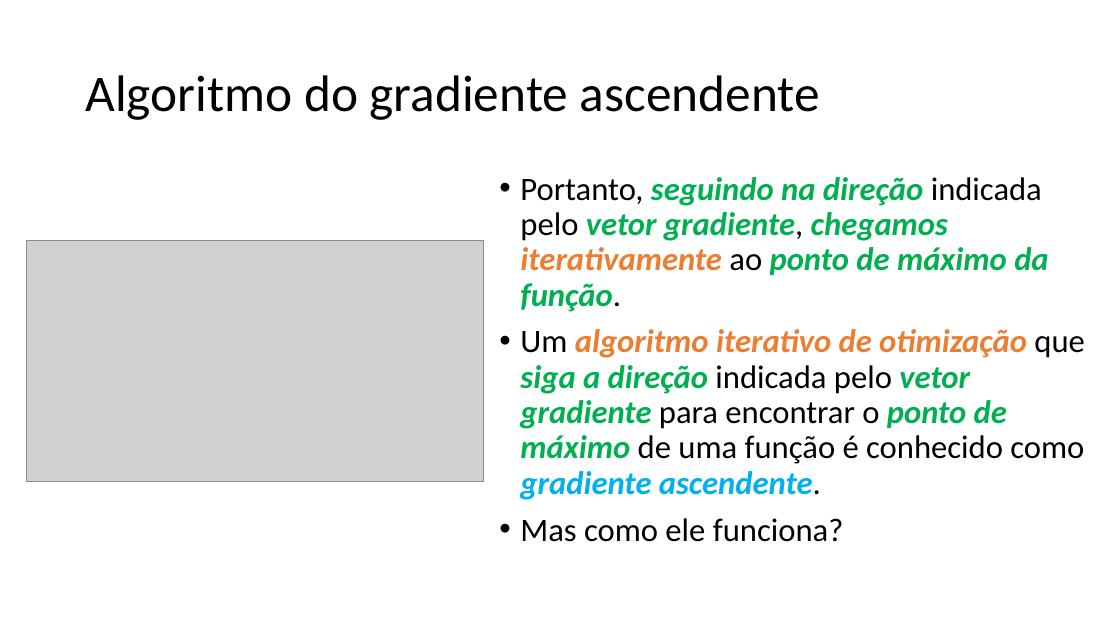
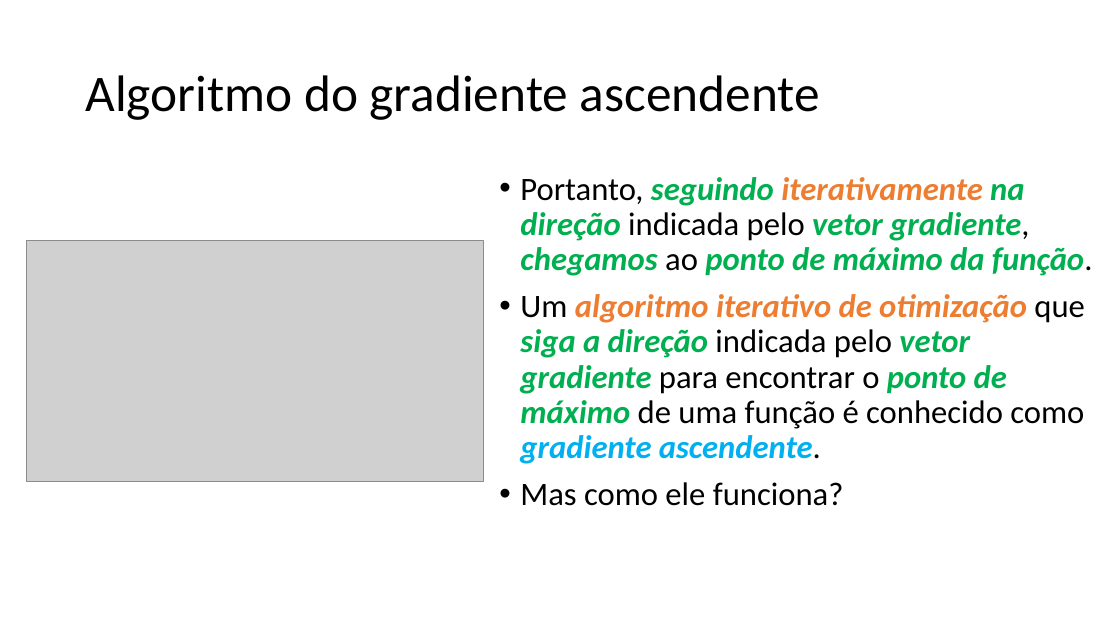
Before and after one commit to zz4fap/t319_aprendizado_de_maquina, a slide deck: slide 12 of slides/T319_Regressão_Linear (Parte II).pptx. Drawn at 1120x630 pixels with LibreOffice and Linux fonts; fonts in the diff are those of the drawing; grey boxes stand for pictures. Boxes give left, top, right and bottom in pixels: in the first picture for what was removed or moved away, otherwise in the second. Text is boxed around its words. In the diff, an @@ line names an element or a change of style, - is before the commit and + after.

```diff
--- a/slides/T319_Regressão_Linear (Parte II).pptx
+++ b/slides/T319_Regressão_Linear (Parte II).pptx
@@ text at [520,177,1093,276]: text changed @@
-• Portanto, seguindo na direção indicada pelo vetor gradiente, chegamos iterativamente ao ponto de máximo da função.
+• Portanto, seguindo iterativamente na direção indicada pelo vetor gradiente, chegamos ao ponto de máximo da função.
```
Also in this commit, not shown: 5 other slides changed, 2 other files.
